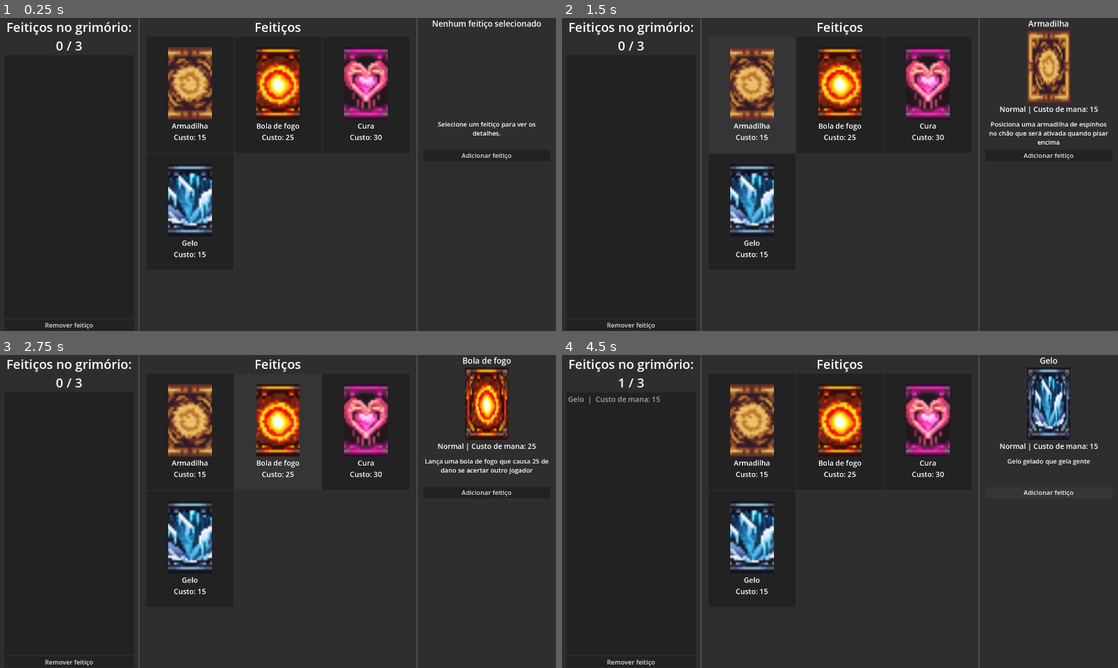
Above: before the commit, frames 1-4 (two rows, left to right).
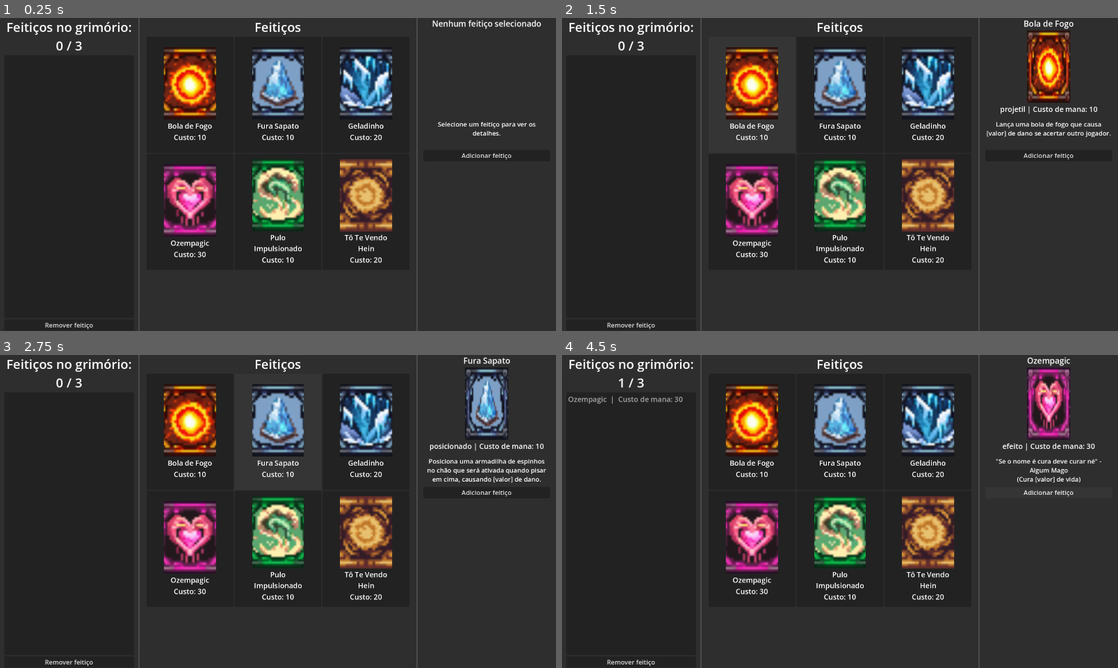
Above: after the commit, the same moments.

Repository: Isaaa43/Saudavel-e-Balanceado
Game: Godot game, scene res://cenas/menus/menu_deck.tscn
Same seed, same stepped clock (60 frames per second), same inputs: the game is played once before the commit and once after it. This scene is started directly instead of the project's main scene.
Inputs (mouse positions are in pixels of both pictures, inside the frame that each line leads up to):
- Up to frame 1 (0.25 s): no input
- Up to frame 2 (1.5 s): click "Remover feitiço" at 0.5 s; click (751, 96) at 1.25 s
- Up to frame 3 (2.75 s): click (278, 433) at 2.02 s
- Up to frame 4 (4.5 s): click (928, 433) at 2.77 s; click (751, 549) at 3.52 s; click "Adicionar feitiço" at 4.25 s

The runs differ from the first frame. In frame 1, 13% of the frame differs, in the area x 29-71%, y 9-79%; in frame 2, 15%; in frame 3, 15%; in frame 4, 15%, in the area x 1-97%, y 0-79%.

Commit message:
feat: cartas no deck formadas do Feitiço def
Cartas do deck tem as informações puxadas do Feitiço def

Diff:
--- a/luta-magos/cenas/menus/menu_deck.tscn
+++ b/luta-magos/cenas/menus/menu_deck.tscn
@@ -1,12 +1,14 @@
 [gd_scene format=3 uid="uid://djncp32jv7ppr"]
 
 [ext_resource type="Script" uid="uid://cax3wk7gbmnc7" path="res://scripts/menus/menu_deck.gd" id="1_glkbn"]
-[ext_resource type="Script" uid="uid://compk0wkd7ldq" path="res://scripts/menus/menu_deck/CardData.gd" id="2_m5xgc"]
-[ext_resource type="Resource" uid="uid://v34uj7f1x6b6" path="res://cartas/armadilha.tres" id="3_4ijxk"]
-[ext_resource type="Resource" uid="uid://byifd6pxkhvix" path="res://cartas/bola_de_fogo.tres" id="4_wv7g0"]
-[ext_resource type="Resource" uid="uid://bdu40fla2gco0" path="res://cartas/cura.tres" id="5_wv7g0"]
-[ext_resource type="Resource" uid="uid://dfdgujyipes5o" path="res://cartas/gelo.tres" id="6_gr7sa"]
+[ext_resource type="Script" uid="uid://dnavupkg51wgc" path="res://scripts/game/feiticos/definicoes/feitico_def.gd" id="2_hcvlw"]
+[ext_resource type="Resource" uid="uid://c4ct5q6ves50i" path="res://feiticos/BolaFogo/FD_bola_fogo.tres" id="3_gv3pd"]
+[ext_resource type="Resource" uid="uid://c71eh6rcojqh0" path="res://feiticos/FuraSapato/FD_fura_sapato.tres" id="4_k0n5w"]
+[ext_resource type="Resource" uid="uid://d2quugw6e5igw" path="res://feiticos/Geladinho/FD_geladinho.tres" id="5_6eq1e"]
+[ext_resource type="Resource" uid="uid://cy0n07ui1fty2" path="res://feiticos/Ozempagic/FD_ozempagic.tres" id="6_i2h36"]
 [ext_resource type="PackedScene" uid="uid://cwuvw7rq625os" path="res://cenas/menus/menu_deck/CardGridItem.tscn" id="7_gr7sa"]
+[ext_resource type="Resource" uid="uid://skatmcv3uduk" path="res://feiticos/PuloImpulsionado/FD_pulo_impulsionado.tres" id="7_wfhn1"]
+[ext_resource type="Resource" uid="uid://c5nanmgoej3wa" path="res://feiticos/ToTeVendo/FD_ToTeVendo.tres" id="8_devs0"]
 
 [node name="MenuDeck" type="Control" unique_id=1395345366]
 layout_mode = 3
@@ -16,7 +18,7 @@
 grow_horizontal = 2
 grow_vertical = 2
 script = ExtResource("1_glkbn")
-available_cards = Array[ExtResource("2_m5xgc")]([ExtResource("3_4ijxk"), ExtResource("4_wv7g0"), ExtResource("5_wv7g0"), ExtResource("6_gr7sa")])
+lista_feiticos = Array[ExtResource("2_hcvlw")]([ExtResource("3_gv3pd"), ExtResource("4_k0n5w"), ExtResource("5_6eq1e"), ExtResource("6_i2h36"), ExtResource("7_wfhn1"), ExtResource("8_devs0")])
 card_button_scene = ExtResource("7_gr7sa")
 
 [node name="MarginContainer" type="MarginContainer" parent="." unique_id=891563215]
--- a/luta-magos/cenas/menus/menu_deck/CardGridItem.tscn
+++ b/luta-magos/cenas/menus/menu_deck/CardGridItem.tscn
@@ -41,7 +41,7 @@
 
 [node name="CardIcon" type="TextureRect" parent="MarginContainer/Control/VBoxContainer" unique_id=351240241]
 unique_name_in_owner = true
-custom_minimum_size = Vector2(150, 250)
+custom_minimum_size = Vector2(180, 250)
 layout_mode = 2
 size_flags_vertical = 3
 expand_mode = 1
--- a/luta-magos/scripts/menus/menu_deck.gd
+++ b/luta-magos/scripts/menus/menu_deck.gd
@@ -1,8 +1,12 @@
+class_name MenuDeck
 extends Control
 
+# TODO: trocar para algo automatico dps
+## Essa lista é preenchida pelo Inspector da Godot, arrastando arquivos .tres dos Feiticos.
+@export var lista_feiticos: Array[FeiticoDef] = []
+
 # Lista de cartas que aparecem na coluna do meio.
-# Essa lista é preenchida pelo Inspector da Godot, arrastando arquivos .tres do tipo CardData.
-@export var available_cards: Array[CardData] = []
+var available_cards: Array[CardData] = []
 
 # Quantidade máxima de cartas permitida no deck do jogador.
 @export var max_deck_size: int = 3
@@ -42,9 +46,20 @@
 	add_button.pressed.connect(_on_add_button_pressed)
 	remove_button.pressed.connect(_on_remove_button_pressed)
 
+	_create_cards_from_spells()
+
 	_populate_card_pool()
 	_update_deck_list()
 	_clear_card_info()
+
+func _create_cards_from_spells() -> void:
+	var qtd_feiticos := lista_feiticos.size()
+	# cria o espaco para cada carta (mais rapido que append)
+	available_cards.resize(qtd_feiticos)
+	# para cada feitico def crie um CardData
+	for i in range(qtd_feiticos):
+		var feitico_def: FeiticoDef = lista_feiticos[i]
+		available_cards[i] = CardData.new(feitico_def)
 
 func _populate_card_pool() -> void:
 	for child in card_grid.get_children():
@@ -164,3 +179,53 @@
 
 	# Atualiza a lista visual do deck.
 	_update_deck_list()
+
+# =============================================================================
+# Card Data
+# =============================================================================
+class CardData:
+	extends RefCounted
+
+	## Texto com o nome da carta
+	var nome: String
+	## Tipo da carta
+	var tipo: String
+	## Espaco que a carta ocupa (Deck, Passiva)
+	var espaco: String
+	## Texto descritivo da carta.
+	var descricao: String
+	## Custo de mana para ativar a carta
+	var custo: int
+	## imagem da carta exibida na interface.
+	var icone: Texture2D
+
+	func _init(feitico_def: FeiticoDef) -> void:
+		nome 		= feitico_def.nome
+		tipo 		= _feitico_tipo_para_string(feitico_def.tipo)
+		espaco 		= _feitico_espaco_para_string(feitico_def.espaco)
+		descricao 	= _formatar_descricao(feitico_def.descricao)
+		custo 		= int(feitico_def.custo)
+		icone 		= feitico_def.icone_hud
+
+	func _formatar_descricao(descricao_raw: String) -> String:
+		return descricao_raw
+
+	func _feitico_tipo_para_string(tipo: Feitico.Tipo) -> String:
+		match (tipo):
+			Feitico.Tipo.PROJETIL:
+				return "projetil"
+			Feitico.Tipo.POSICIONADO:
+				return "posicionado"
+			Feitico.Tipo.EFEITO:
+				return "efeito"
+		# caso de erro, retorne essa opcao para podermos diagnosticar
+		return "Feitico.Tipo_" + str(tipo)
+
+	func _feitico_espaco_para_string(espaco: Feitico.Espaco) -> String:
+		match (espaco):
+			Feitico.Espaco.DECK:
+				return "deck"
+			Feitico.Espaco.PASSIVA:
+				return "passiva"
+		# caso de erro, retorne essa opcao para podermos diagnosticar
+		return "Feitico.Espaco_" + str(espaco)
--- a/luta-magos/scripts/menus/menu_deck/CardData.gd
+++ /dev/null
@@ -1,23 +0,0 @@
-extends Resource
-class_name CardData
-
-# CardData é um Resource usado para armazenar os dados de uma carta.
-# Cada carta do jogo pode ser criada como um arquivo .tres baseado nesse script.
-
-# Nome exibido da carta.
-@export var nome: String
-
-# Custo da carta.
-# Custo de mana para ativar a carta
-@export var custo: int
-
-# Tipo da carta.
-# Exemplos: Ataque, Defesa, Magia, Suporte etc. - passiva ou normal
-@export var tipo: String
-
-# Texto descritivo da carta.
-# @export_multiline permite editar esse campo com várias linhas no Inspector.
-@export_multiline var descricao: String
-
-# Ícone ou imagem da carta exibida na interface.
-@export var icone: Texture2D
--- a/luta-magos/scripts/menus/menu_deck/CardGridItem.gd
+++ b/luta-magos/scripts/menus/menu_deck/CardGridItem.gd
@@ -1,10 +1,10 @@
+class_name CardGridItem
 extends Button
-class_name CardGridItem
 
-signal card_selected(card: CardData)
-signal card_activated(card: CardData)
+signal card_selected(card: MenuDeck.CardData)
+signal card_activated(card: MenuDeck.CardData)
 
-var card_data: CardData = null
+var card_data: MenuDeck.CardData = null
 
 @onready var card_icon: TextureRect = %CardIcon
 @onready var card_name_label: Label = %CardNameLabel
@@ -15,7 +15,7 @@
 	pressed.connect(_on_pressed)
 
 
-func setup(card: CardData) -> void:
+func setup(card: MenuDeck.CardData) -> void:
 	card_data = card
 
 	card_name_label.text = card.nome
Not shown, removed: luta-magos/scripts/menus/menu_deck/CardData.gd.uid
